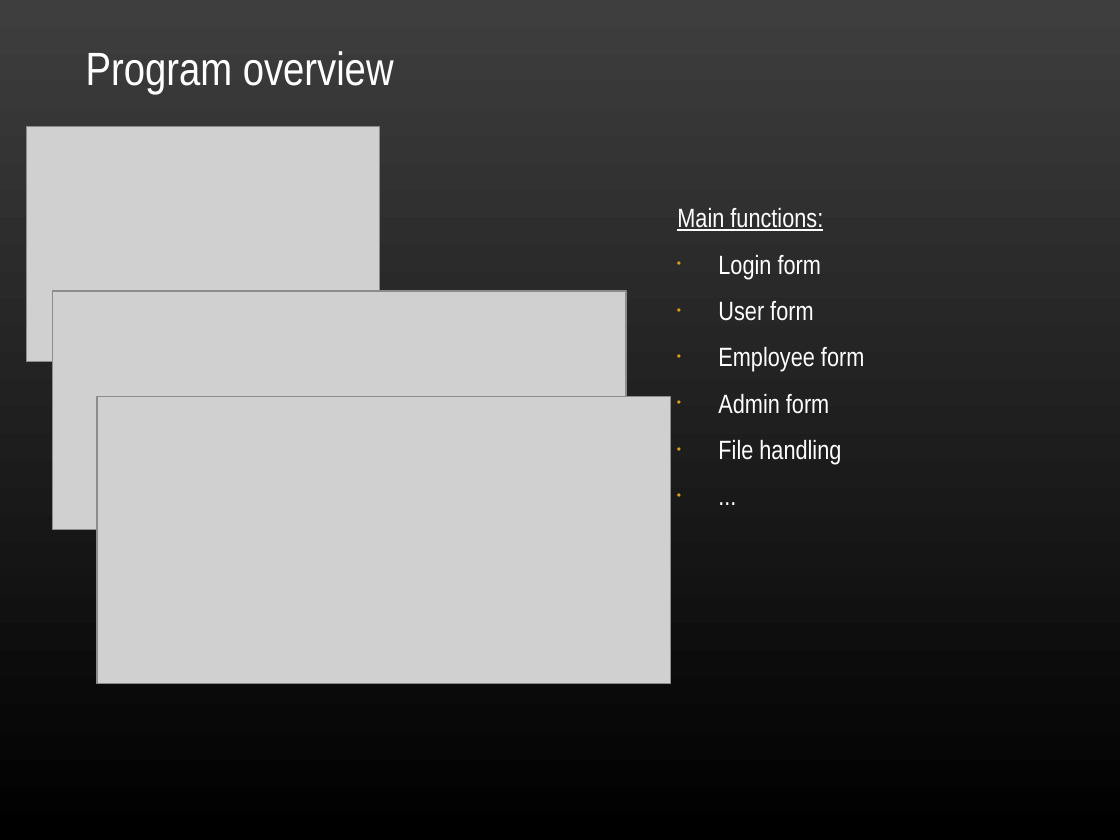
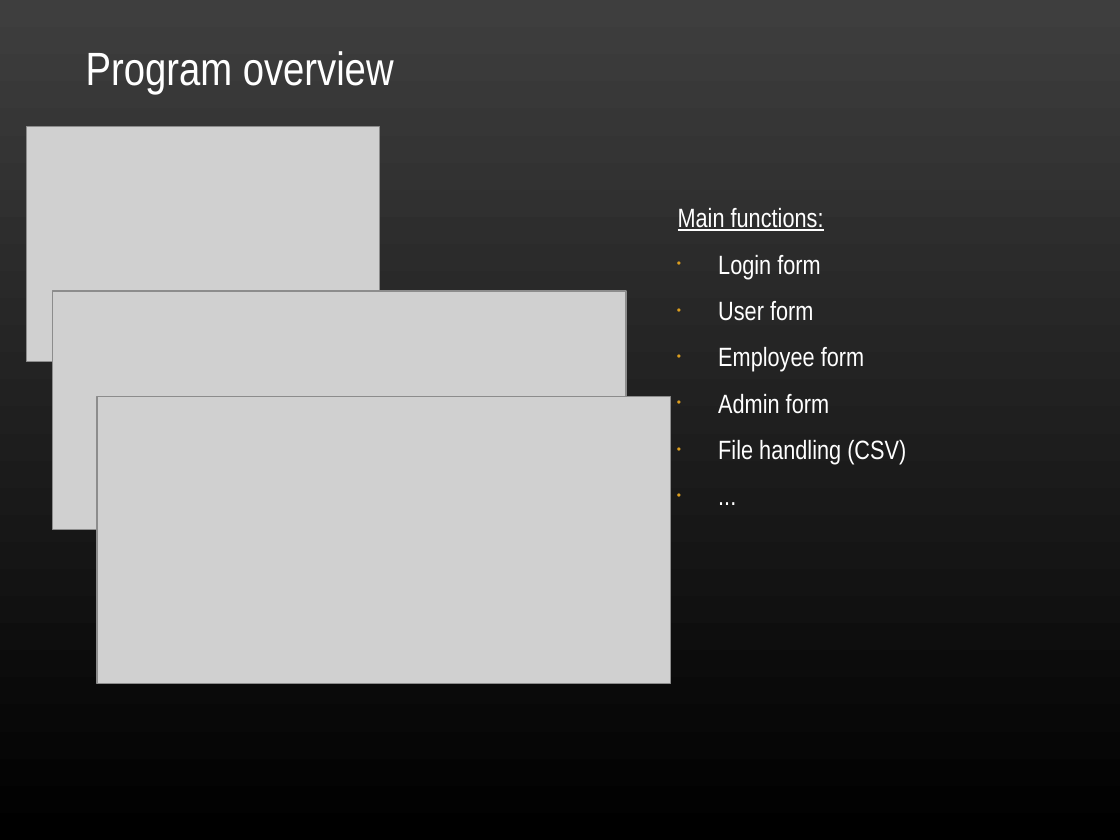
Before and after one commit to legendxs/telerik-spring-oop-teamwork-stichtite, a slide deck: slide 3 of Documents/presentation.ppt. Drawn at 1120x840 pixels with LibreOffice and Linux fonts; fonts in the diff are those of the drawing; grey boxes stand for pictures; background and template pictures are left out. Boxes give left, top, right and bottom in pixels: in the first picture for what was removed or moved away, otherwise in the second. Text is boxed around its words. In the diff, an @@ line names an element or a change of style, - is before the commit and + after.

```diff
--- a/Documents/presentation.ppt
+++ b/Documents/presentation.ppt
@@ text at box(718, 440, 906, 464): text changed @@
-• File handling
+• File handling (CSV)
```
Also in this commit, not shown: 2 other slides changed, 4 other files.
